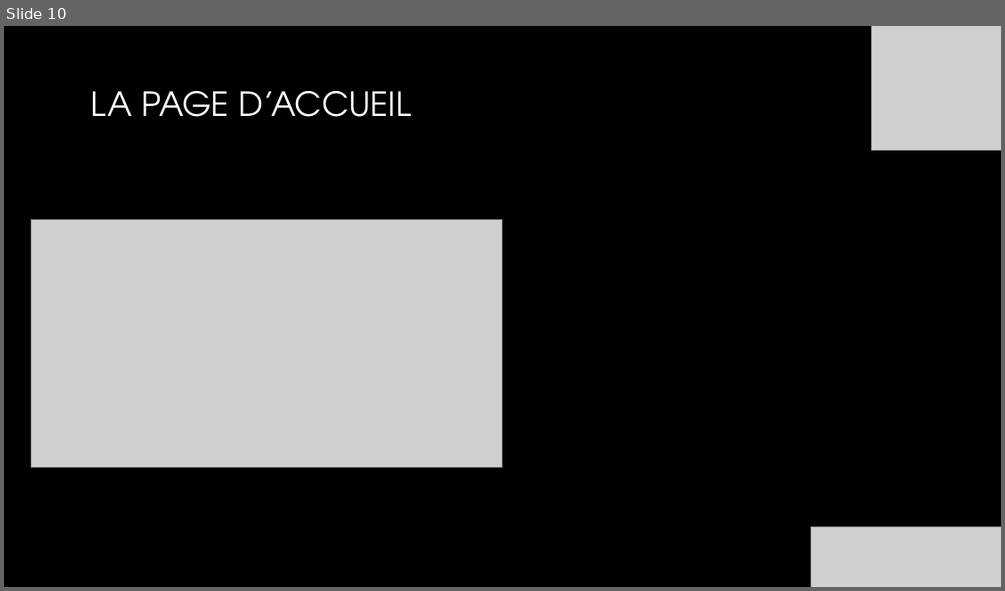
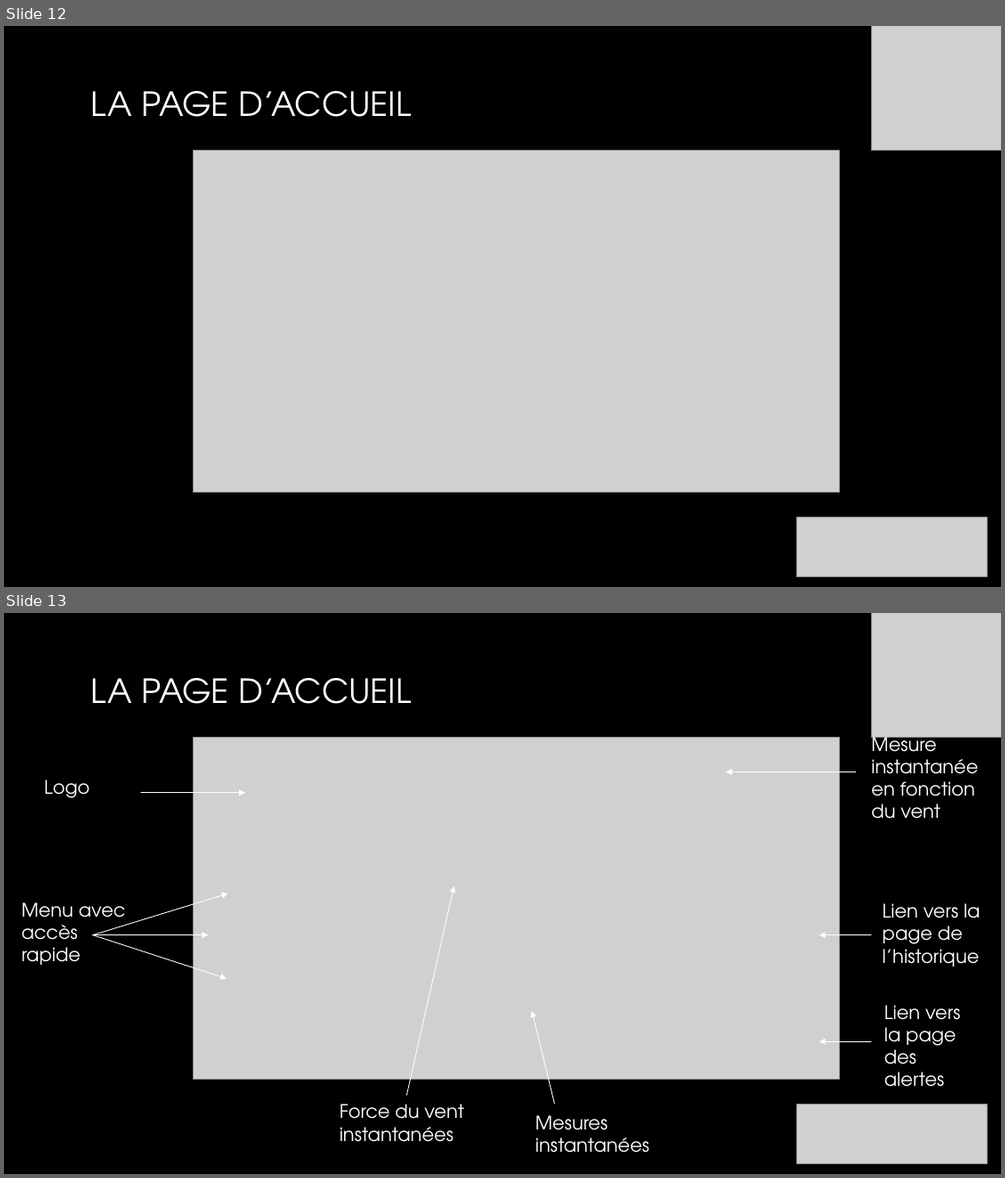
Before and after one commit to Izakun/banc_de_test_eolienne, a slide deck: 05_revue_de_projet/revues/01_manon_morille/SFL1_revue2_manon.pptx. Shown one above the other, each under a label of ours: slide 10 before the commit, slides 12 and 13 after it. The pictures are 1005x591 and 1005x1178 pixels, drawn with LibreOffice and Linux fonts; fonts in the diff are those of the drawing; grey boxes stand for pictures; background and template pictures are left out. Boxes give left, top, right and bottom in pixels: in the first picture for what was removed or moved away, otherwise in the second. Text is boxed around its words. In the diff, an @@ line names an element or a change of style, - is before the commit and + after.

```diff
--- a/05_revue_de_projet/revues/01_manon_morille/SFL1_revue2_manon.pptx
+++ b/05_revue_de_projet/revues/01_manon_morille/SFL1_revue2_manon.pptx
@@ slide 13 added at [4, 613, 1001, 1174], background picture (left out) @@
@@ picture added at [872, 613, 1001, 738] @@
@@ title added at [91, 678, 411, 704], 32 pt, text gradient #FFFFFF to #A6A6A6 @@
+LA PAGE D’ACCUEIL
@@ picture added at [194, 738, 840, 1079] @@
@@ text added at [871, 731, 978, 819], 18 pt, text #FFFFFF @@
+Mesure instantanée en fonction du vent
@@ arrow added from (856, 771) to (726, 771), #FFFFFF 0.75 pt @@
@@ text added at [44, 779, 89, 798], 18 pt, text #FFFFFF @@
+Logo
@@ arrow added from (141, 793) to (245, 793), #FFFFFF 0.75 pt @@
@@ text added at [22, 902, 126, 965], 18 pt, text #FFFFFF @@
+Menu avec accès rapide
@@ arrow added from (93, 935) to (227, 893), #FFFFFF 0.75 pt @@
@@ arrow added from (407, 1094) to (454, 886), #FFFFFF 0.75 pt @@
@@ text added at [882, 903, 980, 966], 18 pt, text #FFFFFF @@
+Lien vers la page de l’historique
@@ arrow added from (93, 935) to (226, 979), #FFFFFF 0.75 pt @@
@@ arrow added from (93, 935) to (208, 935), #FFFFFF 0.75 pt @@
@@ arrow added from (872, 935) to (819, 935), #FFFFFF 0.75 pt @@
@@ arrow added from (554, 1103) to (532, 1011), #FFFFFF 0.75 pt @@
@@ text added at [884, 1005, 960, 1086], 18 pt, text #FFFFFF @@
+Lien vers la page des alertes
@@ arrow added from (872, 1041) to (819, 1041), #FFFFFF 0.75 pt @@
@@ text added at [340, 1103, 464, 1142], 18 pt, text #FFFFFF @@
+Force du vent instantanées
@@ text added at [535, 1115, 649, 1152], 18 pt, text #FFFFFF @@
+Mesures instantanées
@@ picture added at [797, 1103, 987, 1163] @@
@@ what was slide 10 is now slide 12 @@
@@ slide 12 changed as well @@
@@ picture: place and size @@
-picture at [32, 220, 502, 467]
+picture at [194, 151, 840, 492]
@@ picture: place and size @@
-picture at [811, 527, 1001, 587]
+picture at [797, 516, 987, 576]
```
Also in this commit, not shown: 10 other slides changed, 3 other slides added.
